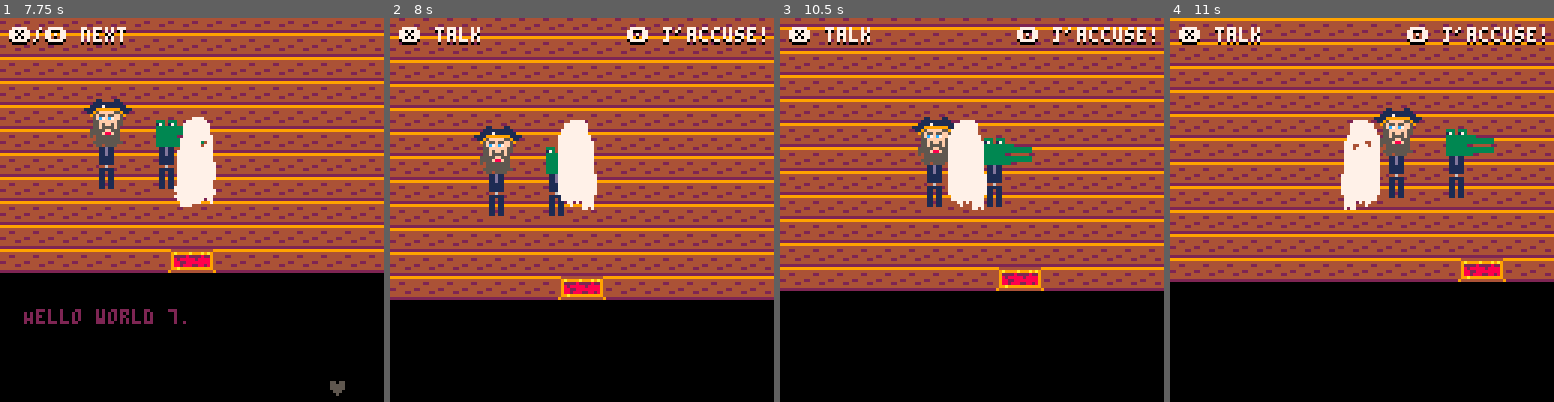
Above: before the commit, frames 1-4 (left to right).
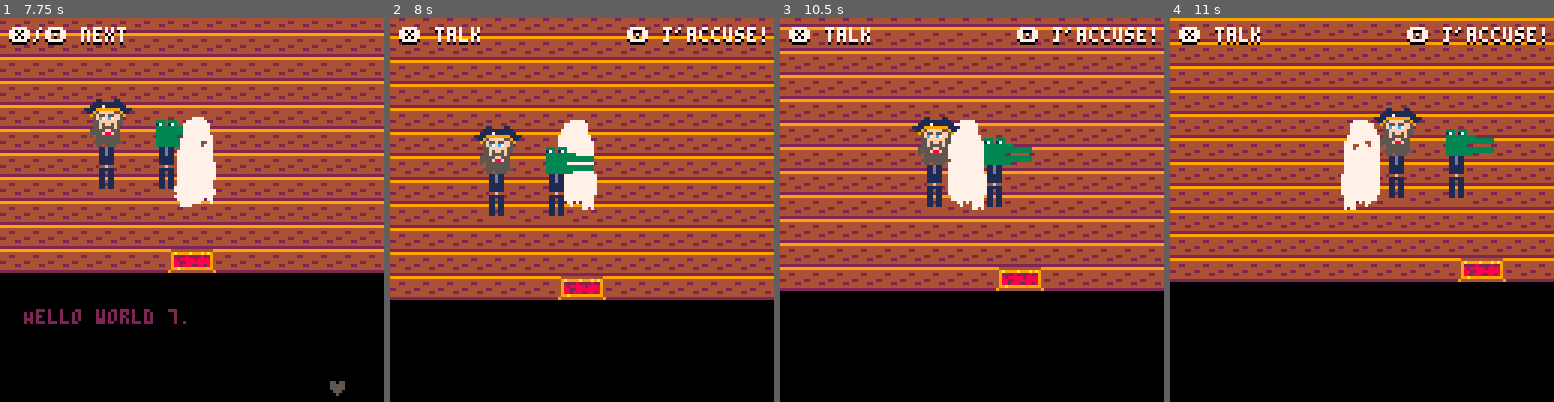
Above: after the commit, the same moments.

Repository: Alfie-Edwards/jaccuse
Game: PICO-8 cartridge game.p8
Same seed, same stepped clock (60 frames per second), same inputs: the game is played once before the commit and once after it.
Inputs (mouse positions are in pixels of both pictures, inside the frame that each line leads up to):
- Up to frame 1 (7.75 s): tap O (Z key) at 0.33, 0.7, 1.43, 2.22, 3.1, 3.98, 4.87, 5.75, 6.63, 7.52 s; click (69, 121) at 0.67 s; tap X (X key) at 1.07, 2.07, 2.4, 2.73, 3.07, 3.4, 3.73, 4.07, 4.4, 4.73, 5.07, 5.4, 5.73, 6.07, 6.4, 6.73, 7.07, 7.4, 7.73 s; click (130, 267) at 1.22 s; click (195, 114) at 1.77 s; hold Left 1.97-2.37 s; click (257, 259) at 2.32 s; hold Down 2.42-2.82 s; click (322, 106) at 2.87 s; hold Right 2.87-3.53 s; click (84, 256) at 3.42 s; hold Up 3.58-4.08 s; click (145, 102) at 3.97 s; hold Right 4.13-4.53 s; click (211, 248) at 4.52 s; hold Down 4.58-5.08 s; click (272, 94) at 5.07 s; hold Left 5.13-5.8 s; click (337, 244) at 5.62 s; hold Up 5.85-6.18 s; click (99, 90) at 6.17 s; hold Left 6.23-6.63 s; hold Down 6.68-7.08 s; click (161, 236) at 6.72 s; hold Right from 7.13 s (still down); click (226, 83) at 7.27 s
- Up to frame 2 (8 s): release Right at 7.8 s; click (678, 229) at 7.82 s; hold Up from 7.85 s (still down)
- Up to frame 3 (10.5 s): tap X (X key) every 0.33 s from 8.07 to 10.4 s; release Up at 8.35 s; click (829, 79) at 8.37 s; hold Right 8.4-8.8 s; tap O (Z key) at 8.4, 9.28, 10.17 s; hold Down 8.85-9.35 s; click (895, 225) at 8.92 s; hold Left 9.4-10.07 s; click (956, 71) at 9.47 s; click (1018, 217) at 10.02 s; hold Up 10.12-10.45 s
- Up to frame 4 (11 s): hold Left 10.5-10.9 s; click (1473, 64) at 10.57 s; tap X (X key) at 10.73 s; hold Down from 10.95 s (still down)

Frame 1 is identical in both runs. In frame 2, 0.5% of the frame differs, in the area x 43-54%, y 33-48%; in frame 3, less than 0.1%; in frame 4, nothing differs.

Commit message:
do painter's algorithm on player and guests

Diff:
--- a/game.p8
+++ b/game.p8
@@ -79,8 +79,19 @@
 	camera(player.x - 64, player.y - 64)
 
 	draw_bg()
-	draw_guests()
+
+	-- things in the room (painter's algorithm)
+	for _,g in ipairs(scenario.guests) do
+		if g.y <= player.y then
+			draw_guest(g)
+		end
+	end
 	draw_player()
+	for _,g in ipairs(scenario.guests) do
+		if g.y > player.y then
+			draw_guest(g)
+		end
+	end
 
 	camera(0, 0)
 	draw_speech()
--- a/scenario.lua
+++ b/scenario.lua
@@ -260,9 +260,7 @@
 end
 
 
-function draw_guests()
-	for _, guest in ipairs(scenario.guests) do
-		draw_sprite(sprites.guest_body, guest.x, guest.y)
-		draw_sprite(guest.sprite, guest.x, guest.y - sprites.guest_body.h * 8)
-	end
-end
+function draw_guest(guest)
+	draw_sprite(sprites.guest_body, guest.x, guest.y)
+	draw_sprite(guest.sprite, guest.x, guest.y - sprites.guest_body.h * 8)
+end
